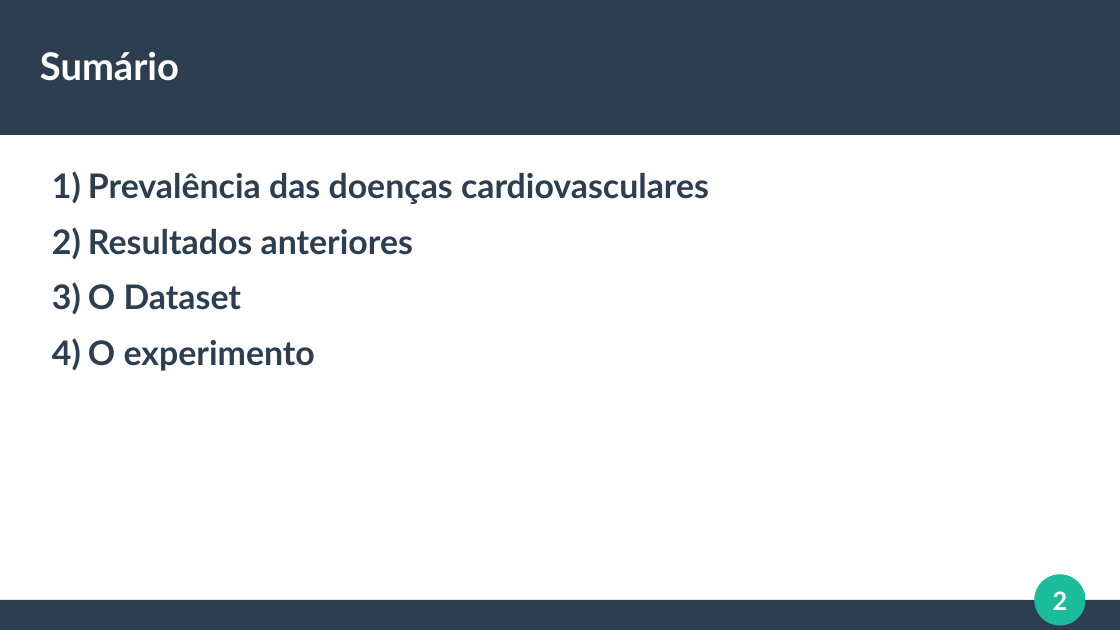
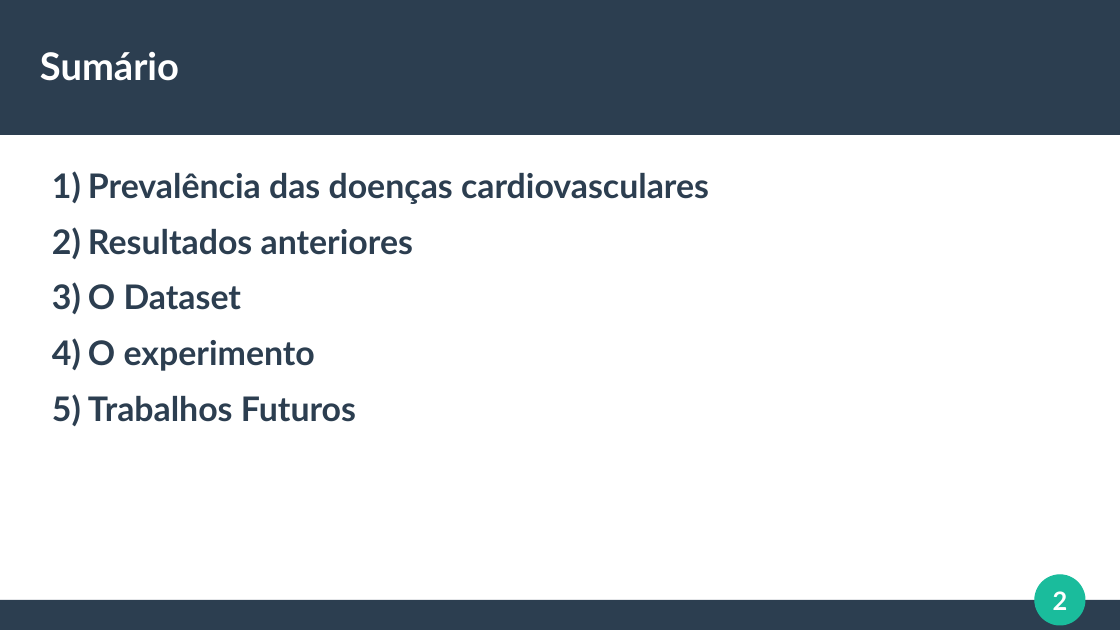
Before and after one commit to italoportinho/trabalho-am-2023-2, a slide deck: slide 2 of slides/apresentacao_AM_2023-2.odp. Drawn at 1120x630 pixels with LibreOffice and Linux fonts; fonts in the diff are those of the drawing. Boxes give left, top, right and bottom in pixels: in the first picture for what was removed or moved away, otherwise in the second. Text is boxed around its words. In the diff, an @@ line names an element or a change of style, - is before the commit and + after.

```diff
--- a/slides/apresentacao_AM_2023-2.odp
+++ b/slides/apresentacao_AM_2023-2.odp
@@ text at (88,396,356,422): paragraph added @@
+5) Trabalhos Futuros
```
Also in this commit, not shown: 1 other slide changed, 2 slides added, 2 other files.
